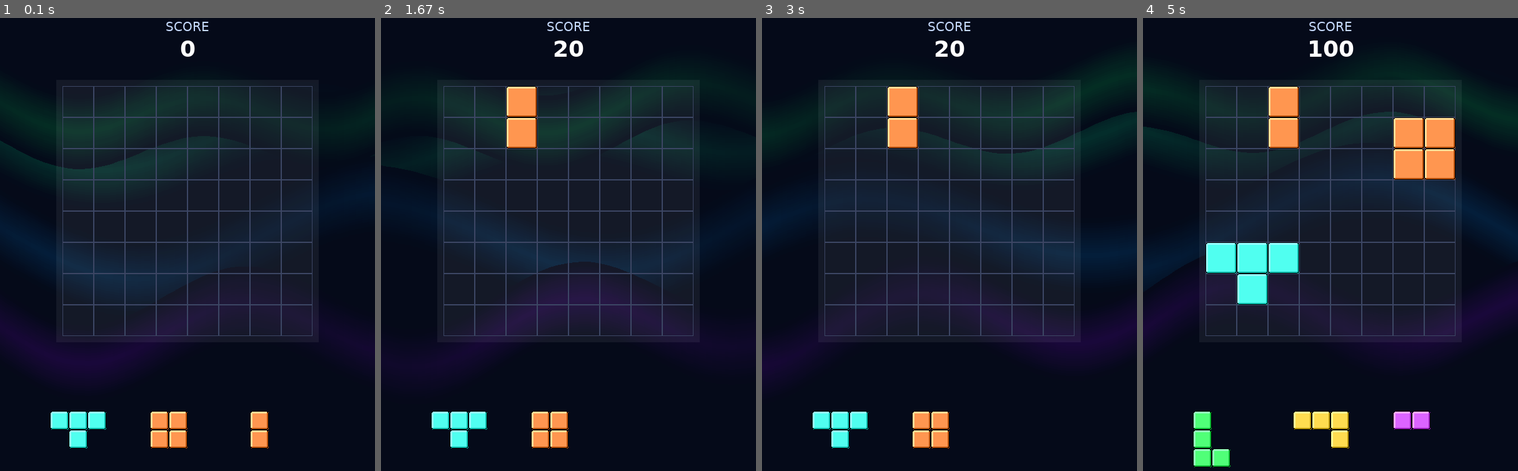
Above: before the commit, frames 1-4 (left to right).
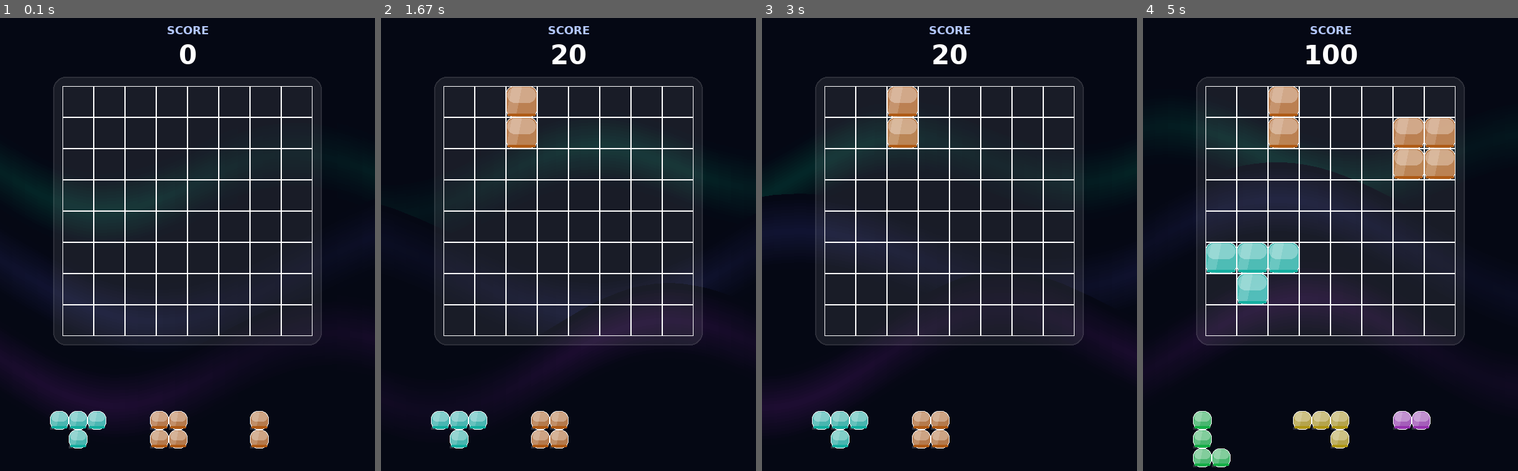
Above: after the commit, the same moments.

Repository: liqthr/block-blast-pygame
Game: pygame game, started from main.py
Same seed, same stepped clock (60 frames per second), same inputs: the game is played once before the commit and once after it.
Inputs (mouse positions are in pixels of both pictures, inside the frame that each line leads up to):
- Up to frame 1 (0.1 s): no input
- Up to frame 2 (1.67 s): press the mouse at (639, 439) at 0.37 s; move the mouse to (576, 271) at 0.47 s; release the mouse at (512, 104) at 0.6 s
- Up to frame 3 (3 s): no input
- Up to frame 4 (5 s): press the mouse at (1323, 439) at 3.7 s; move the mouse to (1379, 289) at 3.8 s; release the mouse at (1435, 140) at 3.93 s; press the mouse at (1203, 421) at 4.53 s; move the mouse to (1225, 353) at 4.63 s; release the mouse at (1251, 285) at 4.77 s

The runs differ from the first frame. In frame 1, 13% of the frame differs, in the area x 0-100%, y 0-96%; in frame 2, 8.5%; in frame 3, 13%; in frame 4, 16%, in the area x 0-100%, y 0-100%.

Commit message:
Design: Implement Apple's Liquid Glass style

Diff:
--- a/main.py
+++ b/main.py
@@ -14,17 +14,17 @@
 # Colors
 WHITE = (255, 255, 255)
 BLACK = (0, 0, 0)
-DARK_BG = (5, 10, 25)
-
-# Vibrant Block Colors
+DARK_BG = (5, 8, 20)
+
+# Vibrant Block Colors (Glassy variants)
 COLORS = [
-    (255, 80, 80),   # Soft Red
-    (80, 255, 120),  # Mint Green
-    (80, 150, 255),  # Sky Blue
-    (255, 220, 80),  # Golden Yellow
-    (220, 100, 255), # Lavender
-    (80, 255, 240),  # Turquoise
-    (255, 150, 80),  # Coral
+    (255, 100, 100), # Soft Red
+    (100, 255, 150), # Mint Green
+    (100, 180, 255), # Sky Blue
+    (255, 230, 100), # Golden Yellow
+    (230, 130, 255), # Lavender
+    (100, 255, 240), # Turquoise
+    (255, 170, 100), # Coral
 ]
 
 # Block Shapes
@@ -44,67 +44,65 @@
     [(0, 0), (1, 0), (2, 0), (1, 1)], # T-shape
 ]
 
-def draw_3d_rect(surface, color, rect, border_radius=4):
-    """Draws a rectangle with a 3D beveled effect."""
-    pygame.draw.rect(surface, color, rect, border_radius=border_radius)
-
-    # Highlight
-    highlight_color = [min(255, c + 70) for c in color]
-    pygame.draw.line(surface, highlight_color, (rect.left + 2, rect.top + 2), (rect.right - 2, rect.top + 2), 3)
-    pygame.draw.line(surface, highlight_color, (rect.left + 2, rect.top + 2), (rect.left + 2, rect.bottom - 2), 3)
-
-    # Shadow
-    shadow_color = [max(0, c - 70) for c in color]
-    pygame.draw.line(surface, shadow_color, (rect.left + 2, rect.bottom - 2), (rect.right - 2, rect.bottom - 2), 3)
-    pygame.draw.line(surface, shadow_color, (rect.right - 2, rect.top + 2), (rect.right - 2, rect.bottom - 2), 3)
-
-    pygame.draw.rect(surface, (0, 0, 0, 40), rect, 1, border_radius=border_radius)
+def draw_glass_rect(surface, color, rect, border_radius=12):
+    """Draws a rectangle with Apple's 'Liquid Glass' effect."""
+    # 1. Base translucent layer
+    base_surf = pygame.Surface((rect.width, rect.height), pygame.SRCALPHA)
+    pygame.draw.rect(base_surf, (*color, 180), (0, 0, rect.width, rect.height), border_radius=border_radius)
+    surface.blit(base_surf, (rect.x, rect.y))
+
+    # 2. Inner Glow / Bevel
+    # Top highlight (specular)
+    highlight_surf = pygame.Surface((rect.width, rect.height), pygame.SRCALPHA)
+    pygame.draw.rect(highlight_surf, (255, 255, 255, 80), (2, 2, rect.width-4, rect.height//2), border_radius=border_radius)
+    surface.blit(highlight_surf, (rect.x, rect.y))
+
+    # 3. Glass Reflection (Diagonal streak)
+    reflect_surf = pygame.Surface((rect.width, rect.height), pygame.SRCALPHA)
+    pygame.draw.polygon(reflect_surf, (255, 255, 255, 40), [
+        (rect.width*0.2, 0), (rect.width*0.5, 0),
+        (rect.width*0.3, rect.height), (0, rect.height)
+    ])
+    surface.blit(reflect_surf, (rect.x, rect.y))
+
+    # 4. Crisp Border
+    pygame.draw.rect(surface, (255, 255, 255, 100), rect, 1, border_radius=border_radius)
+
+    # 5. Bottom Shadow (Inner)
+    shadow_color = [max(0, c - 80) for c in color]
+    pygame.draw.rect(surface, (*shadow_color, 100), (rect.x+2, rect.bottom-6, rect.width-4, 4), border_radius=border_radius)
 
 class AuroraBackground:
     def __init__(self):
         self.time = 0
-        # Define multiple "waves" for the aurora
         self.waves = [
-            {"color": (0, 255, 150), "amplitude": 40, "frequency": 0.01, "speed": 0.02, "y_offset": 200},
-            {"color": (0, 150, 255), "amplitude": 60, "frequency": 0.008, "speed": -0.015, "y_offset": 350},
-            {"color": (150, 0, 255), "amplitude": 50, "frequency": 0.012, "speed": 0.01, "y_offset": 500},
-            {"color": (0, 255, 100), "amplitude": 30, "frequency": 0.015, "speed": -0.025, "y_offset": 150}
+            {"color": (0, 255, 180), "amplitude": 50, "frequency": 0.01, "speed": 0.015, "y_offset": 250},
+            {"color": (100, 100, 255), "amplitude": 70, "frequency": 0.007, "speed": -0.01, "y_offset": 400},
+            {"color": (200, 50, 255), "amplitude": 60, "frequency": 0.009, "speed": 0.008, "y_offset": 550},
         ]
 
     def draw(self, surface):
         self.time += 1
         surface.fill(DARK_BG)
-
-        # Create a surface for the aurora with alpha support
         aurora_surf = pygame.Surface((SCREEN_WIDTH, SCREEN_HEIGHT), pygame.SRCALPHA)
 
         for wave in self.waves:
             points = []
-            color = wave["color"]
-            # Draw the wave as a series of vertical lines or a polygon
-            for x in range(0, SCREEN_WIDTH + 10, 10):
-                # Calculate wave height using sine waves
+            for x in range(0, SCREEN_WIDTH + 20, 20):
                 y_var = math.sin(x * wave["frequency"] + self.time * wave["speed"]) * wave["amplitude"]
-                y_var += math.sin(x * 0.005 + self.time * 0.01) * 20 # Secondary wave for complexity
-                y_pos = wave["y_offset"] + y_var
-                points.append((x, y_pos))
-
-            # Draw glowing bands
+                y_var += math.sin(x * 0.004 + self.time * 0.012) * 30
+                points.append((x, wave["y_offset"] + y_var))
+
             for i in range(len(points) - 1):
-                p1 = points[i]
-                p2 = points[i+1]
-                # Draw multiple lines with decreasing alpha to create a glow/blur effect
-                for glow in range(15):
-                    alpha = int(40 * (1 - glow / 15))
-                    # Vary alpha over time for "shimmer"
-                    shimmer = (math.sin(self.time * 0.05 + p1[0] * 0.01) + 1) / 2
-                    final_alpha = int(alpha * (0.5 + 0.5 * shimmer))
-
-                    pygame.draw.line(aurora_surf, (*color, final_alpha),
-                                     (p1[0], p1[1] - glow * 4), (p2[0], p2[1] - glow * 4), 8)
-                    pygame.draw.line(aurora_surf, (*color, final_alpha),
-                                     (p1[0], p1[1] + glow * 4), (p2[0], p2[1] + glow * 4), 8)
-
+                p1, p2 = points[i], points[i+1]
+                for glow in range(12):
+                    alpha = int(35 * (1 - glow / 12))
+                    shimmer = (math.sin(self.time * 0.04 + p1[0] * 0.01) + 1) / 2
+                    final_alpha = int(alpha * (0.4 + 0.6 * shimmer))
+                    pygame.draw.line(aurora_surf, (*wave["color"], final_alpha),
+                                     (p1[0], p1[1] - glow * 5), (p2[0], p2[1] - glow * 5), 10)
+                    pygame.draw.line(aurora_surf, (*wave["color"], final_alpha),
+                                     (p1[0], p1[1] + glow * 5), (p2[0], p2[1] + glow * 5), 10)
         surface.blit(aurora_surf, (0, 0))
 
 class Block:
@@ -113,10 +111,8 @@
         self.color = color
         self.rects = []
         self.dragging = False
-        self.offset_x = 0
-        self.offset_y = 0
+        self.pos = [0, 0]
         self.original_pos = (0, 0)
-        self.pos = [0, 0]
         self.scale = 0.6
 
     def update_rects(self):
@@ -134,16 +130,16 @@
     def draw(self, surface):
         self.update_rects()
         for rect in self.rects:
-            draw_3d_rect(surface, self.color, rect)
+            draw_glass_rect(surface, self.color, rect)
 
 class Game:
     def __init__(self):
         pygame.init()
         self.screen = pygame.display.set_mode((SCREEN_WIDTH, SCREEN_HEIGHT))
-        pygame.display.set_caption("Block Blast - Aurora Edition")
+        pygame.display.set_caption("Block Blast - Liquid Glass Edition")
         self.clock = pygame.time.Clock()
-        self.font = pygame.font.SysFont("Verdana", 36, bold=True)
-        self.small_font = pygame.font.SysFont("Verdana", 20)
+        self.font = pygame.font.SysFont("Verdana", 42, bold=True)
+        self.small_font = pygame.font.SysFont("Verdana", 18, bold=True)
         self.aurora = AuroraBackground()
         self.reset_game()
 
@@ -166,16 +162,13 @@
                 block.pos = [x, y]
                 block.original_pos = (x, y)
                 self.blocks.append(block)
-
-            if self.check_game_over():
-                self.game_over = True
+            if self.check_game_over(): self.game_over = True
 
     def check_game_over(self):
         for block in self.blocks:
             for r in range(GRID_SIZE):
                 for c in range(GRID_SIZE):
-                    if self.can_place(block, r, c):
-                        return False
+                    if self.can_place(block, r, c): return False
         return True
 
     def can_place(self, block, row, col):
@@ -194,55 +187,38 @@
         self.spawn_blocks()
 
     def clear_lines(self):
-        rows_to_clear = []
-        cols_to_clear = []
-
-        for r in range(GRID_SIZE):
-            if all(self.grid[r][c] is not None for c in range(GRID_SIZE)):
-                rows_to_clear.append(r)
-
-        for c in range(GRID_SIZE):
-            if all(self.grid[r][c] is not None for r in range(GRID_SIZE)):
-                cols_to_clear.append(c)
-
+        rows_to_clear = [r for r in range(GRID_SIZE) if all(self.grid[r][c] is not None for c in range(GRID_SIZE))]
+        cols_to_clear = [c for c in range(GRID_SIZE) if all(self.grid[r][c] is not None for r in range(GRID_SIZE))]
         for r in rows_to_clear:
-            for c in range(GRID_SIZE):
-                self.grid[r][c] = None
-
+            for c in range(GRID_SIZE): self.grid[r][c] = None
         for c in cols_to_clear:
-            for r in range(GRID_SIZE):
-                self.grid[r][c] = None
-
+            for r in range(GRID_SIZE): self.grid[r][c] = None
         cleared = len(rows_to_clear) + len(cols_to_clear)
-        if cleared > 0:
-            self.score += (cleared * 100) * cleared
+        if cleared > 0: self.score += (cleared * 100) * cleared
 
     def draw_grid(self):
-        # Draw grid background panel with transparency
-        panel_rect = pygame.Rect(GRID_MARGIN - 10, GRID_TOP - 10, (GRID_SIZE * CELL_SIZE) + 20, (GRID_SIZE * CELL_SIZE) + 20)
+        # Glassy Grid Panel
+        panel_rect = pygame.Rect(GRID_MARGIN - 15, GRID_TOP - 15, (GRID_SIZE * CELL_SIZE) + 30, (GRID_SIZE * CELL_SIZE) + 30)
         s = pygame.Surface((panel_rect.width, panel_rect.height), pygame.SRCALPHA)
-        s.fill((255, 255, 255, 15))
+        pygame.draw.rect(s, (255, 255, 255, 20), (0, 0, panel_rect.width, panel_rect.height), border_radius=20)
+        pygame.draw.rect(s, (255, 255, 255, 40), (0, 0, panel_rect.width, panel_rect.height), 2, border_radius=20)
         self.screen.blit(s, (panel_rect.x, panel_rect.y))
 
         for r in range(GRID_SIZE):
             for c in range(GRID_SIZE):
                 rect = pygame.Rect(GRID_MARGIN + c * CELL_SIZE, GRID_TOP + r * CELL_SIZE, CELL_SIZE, CELL_SIZE)
-                pygame.draw.rect(self.screen, (60, 70, 100), rect, 1)
+                pygame.draw.rect(self.screen, (255, 255, 255, 30), rect, 1)
                 if self.grid[r][c]:
-                    draw_3d_rect(self.screen, self.grid[r][c], rect)
+                    draw_glass_rect(self.screen, self.grid[r][c], rect)
 
     def run(self):
         while True:
             for event in pygame.event.get():
                 if event.type == pygame.QUIT:
-                    pygame.quit()
-                    sys.exit()
-
+                    pygame.quit(); sys.exit()
                 if self.game_over:
-                    if event.type == pygame.KEYDOWN and event.key == pygame.K_r:
-                        self.reset_game()
+                    if event.type == pygame.KEYDOWN and event.key == pygame.K_r: self.reset_game()
                     continue
-
                 if event.type == pygame.MOUSEBUTTONDOWN:
                     pos = pygame.mouse.get_pos()
                     for block in self.blocks:
@@ -251,25 +227,20 @@
                             if rect.collidepoint(pos):
                                 self.dragging_block = block
                                 block.dragging = True
-                                # Center block on mouse
                                 block.offset_x = (len(set(d[0] for d in block.shape)) * CELL_SIZE) // 2
                                 block.offset_y = (len(set(d[1] for d in block.shape)) * CELL_SIZE) // 2
                                 break
                         if self.dragging_block: break
-
                 if event.type == pygame.MOUSEBUTTONUP:
                     if self.dragging_block:
-                        grid_x = (self.dragging_block.pos[0] - GRID_MARGIN + CELL_SIZE // 2) // CELL_SIZE
-                        grid_y = (self.dragging_block.pos[1] - GRID_TOP + CELL_SIZE // 2) // CELL_SIZE
-
-                        if 0 <= grid_x < GRID_SIZE and 0 <= grid_y < GRID_SIZE and self.can_place(self.dragging_block, grid_y, grid_x):
-                            self.place_block(self.dragging_block, grid_y, grid_x)
+                        gx = (self.dragging_block.pos[0] - GRID_MARGIN + CELL_SIZE // 2) // CELL_SIZE
+                        gy = (self.dragging_block.pos[1] - GRID_TOP + CELL_SIZE // 2) // CELL_SIZE
+                        if 0 <= gx < GRID_SIZE and 0 <= gy < GRID_SIZE and self.can_place(self.dragging_block, gy, gx):
+                            self.place_block(self.dragging_block, gy, gx)
                         else:
                             self.dragging_block.pos = list(self.dragging_block.original_pos)
-
                         self.dragging_block.dragging = False
                         self.dragging_block = None
-
                 if event.type == pygame.MOUSEMOTION:
                     if self.dragging_block:
                         pos = pygame.mouse.get_pos()
@@ -278,33 +249,24 @@
 
             self.aurora.draw(self.screen)
             self.draw_grid()
-
             for block in self.blocks:
-                if block != self.dragging_block:
-                    block.draw(self.screen)
-
-            if self.dragging_block:
-                self.dragging_block.draw(self.screen)
+                if block != self.dragging_block: block.draw(self.screen)
+            if self.dragging_block: self.dragging_block.draw(self.screen)
 
             # UI
             score_surf = self.font.render(f"{self.score}", True, WHITE)
-            score_rect = score_surf.get_rect(center=(SCREEN_WIDTH // 2, 60))
-            self.screen.blit(score_surf, score_rect)
-
-            label_surf = self.small_font.render("SCORE", True, (200, 220, 255))
-            label_rect = label_surf.get_rect(center=(SCREEN_WIDTH // 2, 25))
-            self.screen.blit(label_surf, label_rect)
+            self.screen.blit(score_surf, score_rect := score_surf.get_rect(center=(SCREEN_WIDTH // 2, 70)))
+            label_surf = self.small_font.render("SCORE", True, (180, 200, 255))
+            self.screen.blit(label_surf, label_rect := label_surf.get_rect(center=(SCREEN_WIDTH // 2, 30)))
 
             if self.game_over:
                 overlay = pygame.Surface((SCREEN_WIDTH, SCREEN_HEIGHT), pygame.SRCALPHA)
-                overlay.fill((0, 0, 0, 180))
+                overlay.fill((0, 0, 0, 200))
                 self.screen.blit(overlay, (0, 0))
-
-                over_text = self.font.render("GAME OVER", True, WHITE)
-                restart_text = self.small_font.render("Press R to Restart", True, (200, 200, 200))
-
-                self.screen.blit(over_text, over_text.get_rect(center=(SCREEN_WIDTH // 2, SCREEN_HEIGHT // 2 - 20)))
-                self.screen.blit(restart_text, restart_text.get_rect(center=(SCREEN_WIDTH // 2, SCREEN_HEIGHT // 2 + 30)))
+                over_t = self.font.render("GAME OVER", True, WHITE)
+                rest_t = self.small_font.render("Press R to Restart", True, (200, 200, 200))
+                self.screen.blit(over_t, over_t.get_rect(center=(SCREEN_WIDTH // 2, SCREEN_HEIGHT // 2 - 20)))
+                self.screen.blit(rest_t, rest_t.get_rect(center=(SCREEN_WIDTH // 2, SCREEN_HEIGHT // 2 + 40)))
 
             pygame.display.flip()
             self.clock.tick(60)
